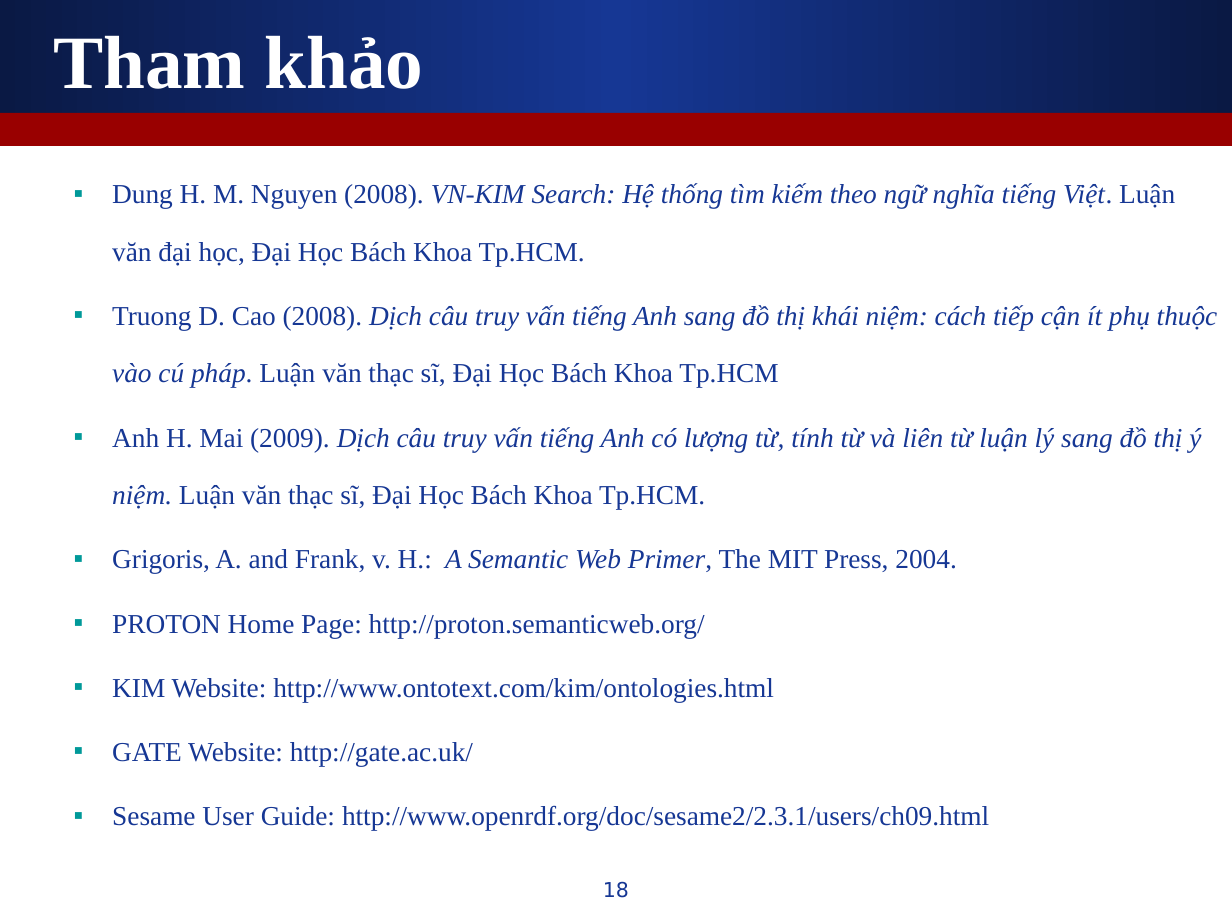
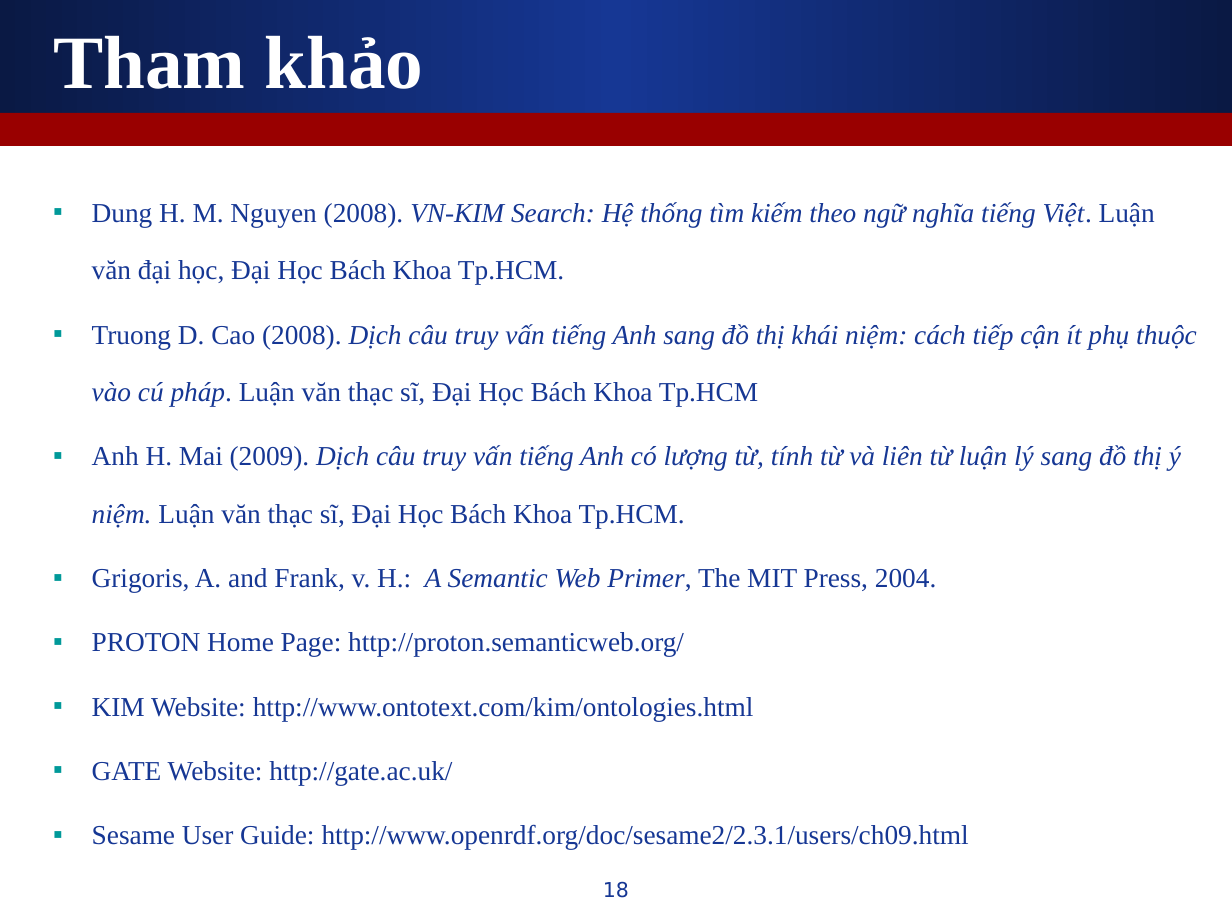
Before and after one commit to leaderwing/kt-kimres, a slide deck: slide 18 of note/[Thesis] Presentation.ppt. Drawn at 1232x924 pixels with LibreOffice and Linux fonts; fonts in the diff are those of the drawing. Boxes give left, top, right and bottom in pixels: in the first picture for what was removed or moved away, otherwise in the second. Text is boxed around its words. In the diff, an @@ line names an element or a change of style, - is before the commit and + after.

```diff
--- a/note/[Thesis] Presentation.ppt
+++ b/note/[Thesis] Presentation.ppt
@@ text "Dung H. M. Nguyen (2008). ...": place and size @@
-text "Dung H. M. Nguyen (2008). ..." at box(112, 183, 1218, 830)
+text "Dung H. M. Nguyen (2008). ..." at box(92, 202, 1197, 849)
```
Also in this commit, not shown: 7 other slides changed.
